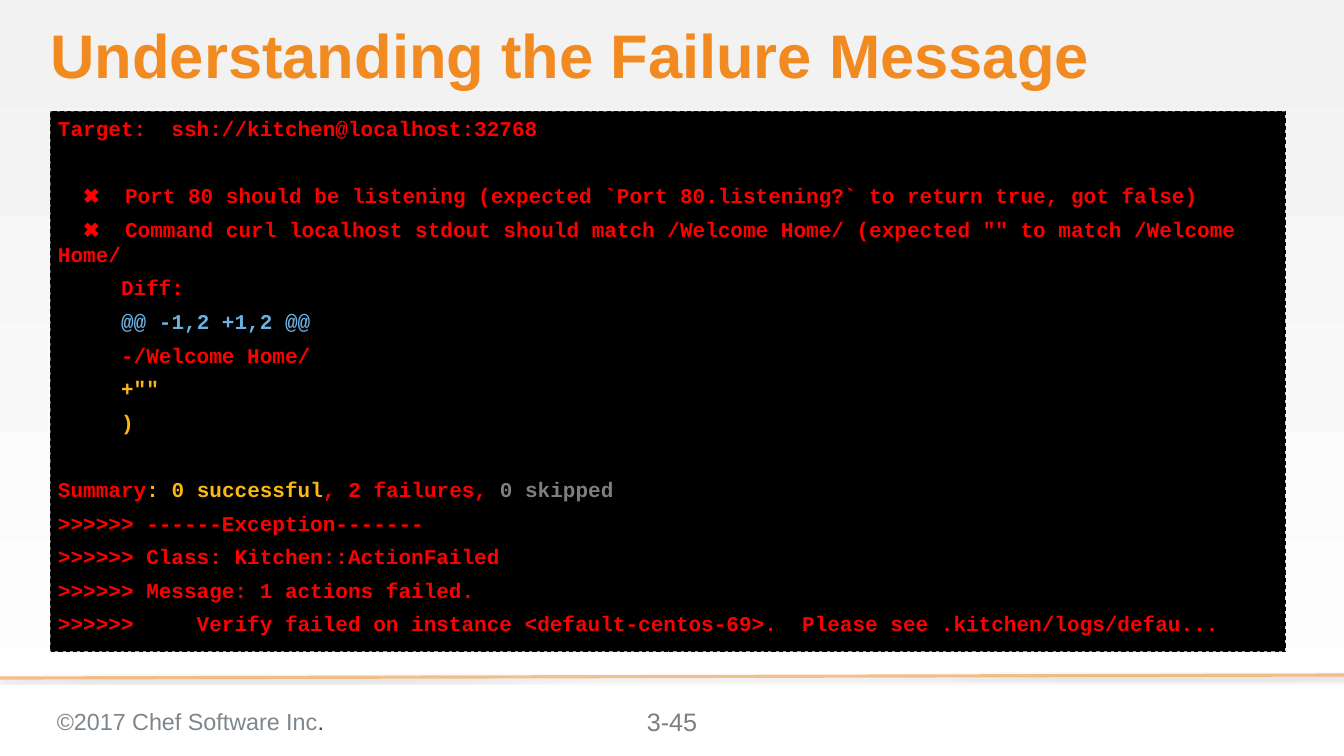
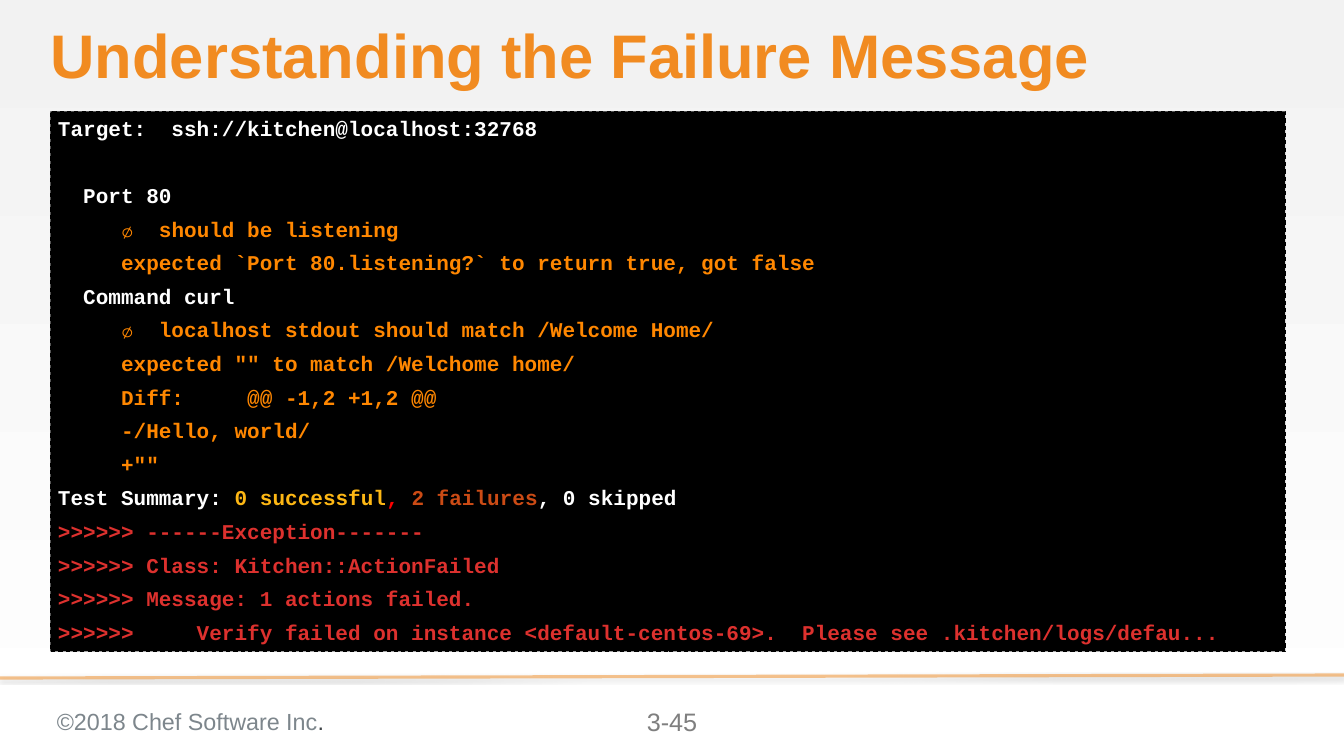
Before and after one commit to anidil18/chef-intermediate, a slide deck: slide 45 of 03-writing_a_test_first.pptx. Drawn at 1344x756 pixels with LibreOffice and Linux fonts; fonts in the diff are those of the drawing; background and template pictures are left out. Boxes give left, top, right and bottom in pixels: in the first picture for what was removed or moved away, otherwise in the second. Text is boxed around its words. In the diff, an @@ line names an element or a change of style, - is before the commit and + after.

```diff
--- a/03-writing_a_test_first.pptx
+++ b/03-writing_a_test_first.pptx
@@ text at <box>58,121,1218,645</box>: text colour #FF0000 to #FFFFFF in "Target: ssh://kitchen@localhost:32768"; text colour #FDB714 to #FF8700 in "+"""; text colour #FF0000 to #DD312E in ">>>>>> ------Exception-------", ">>>>>> Class: Kitchen::ActionFailed", ">>>>>> Message: 1 actions failed.", ">>>>>> Verify failed on instance <default-centos-69>. Please ..." @@
@@ text at <box>83,189,815,442</box>: text changed; text colour #FF0000 to #FF8700 @@
-✖ Port 80 should be listening (expected `Port 80.listening?` to return true, got false)
-✖ Command curl localhost stdout should match /Welcome Home/ (expected "" to match /Welcome Home/
-Diff:
-@@ -1,2 +1,2 @@
--/Welcome Home/
+Port 80
+∅ should be listening
+expected `Port 80.listening?` to return true, got false
+Command curl
+∅ localhost stdout should match /Welcome Home/
+expected "" to match /Welchome home/
+Diff: @@ -1,2 +1,2 @@
+-/Hello, world/
@@ text at <box>58,490,676,510</box>: text changed; text colour #FF0000 to #FFFFFF @@
-)
-Summary: 0 successful, 2 failures, 0 skipped
+Test Summary: 0 successful, 2 failures, 0 skipped
@@ text at <box>57,713,324,730</box>: text changed @@
-©2017 Chef Software Inc.
+©2018 Chef Software Inc.
```
Also in this commit, not shown: 55 other slides changed, 14 other files.
